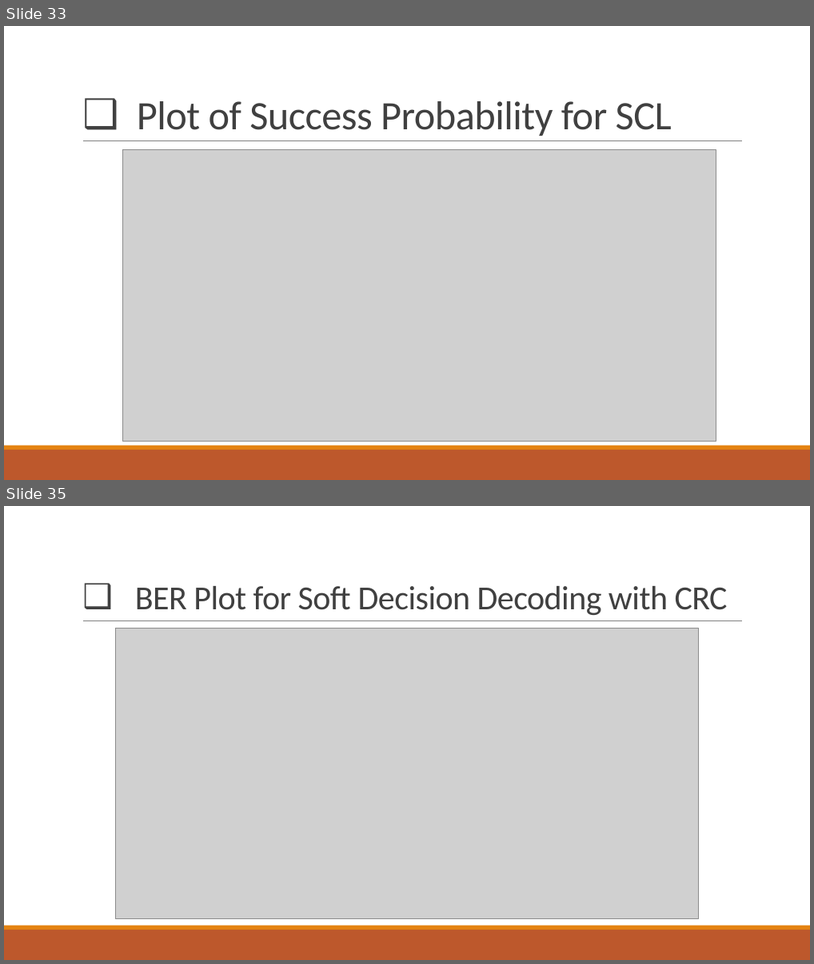
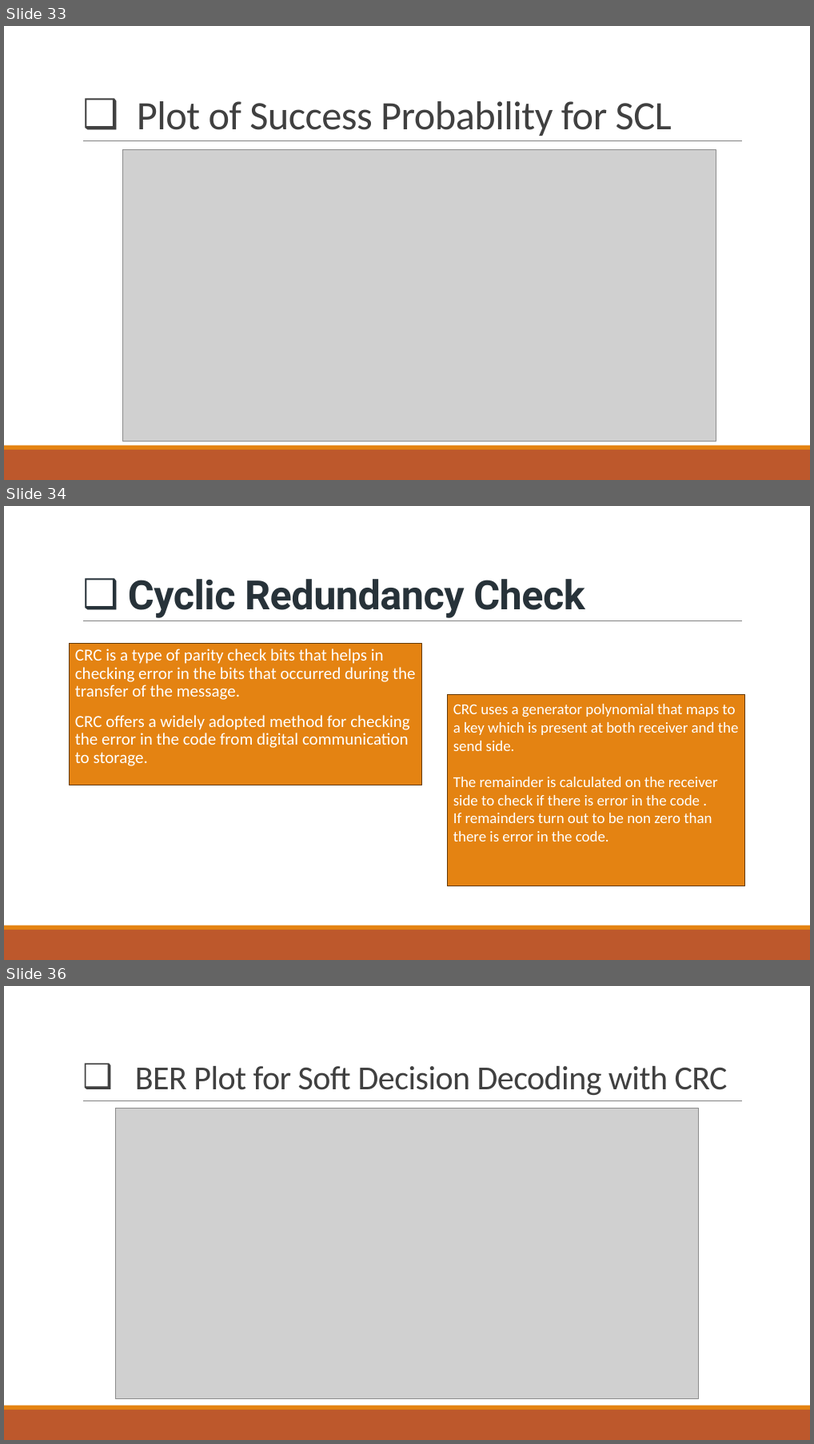
Before and after one commit to Jeet-Desai/Polar-Codes, a slide deck: Project_Presentation.pptx. Shown one above the other, each under a label of ours: slides 33 and 35 before the commit, slides 33, 34 and 36 after it; the slides between them are not shown. The pictures are 814x964 and 814x1444 pixels, drawn with LibreOffice and Linux fonts; fonts in the diff are those of the drawing; grey boxes stand for pictures. Boxes give left, top, right and bottom in pixels: in the first picture for what was removed or moved away, otherwise in the second. Text is boxed around its words. In the diff, an @@ line names an element or a change of style, - is before the commit and + after.

```diff
--- a/Project_Presentation.pptx
+++ b/Project_Presentation.pptx
@@ slide 34 added at (4,506,810,960), background #FFFFFF; not listed: 3 template elements that a slide beside it also shows @@
@@ title added at (128,579,585,618), 48 pt, text #273239, bold @@
+❑ Cyclic Redundancy Check
@@ text added at (70,644,422,785), fill #E48312, outline #643908 1.25 pt, 20 pt, text #FFFFFF @@
+  CRC is a type of parity check bits that helps in checking error in the bits that occurred during the transfer of the message.
+• CRC offers a widely adopted method for checking the error in the code from digital communication to storage.
@@ rectangle added at (447,695,745,886), fill #E48312, outline #643908 1.25 pt, 18 pt, text #FFFFFF @@
+CRC uses a generator polynomial that maps to a key which is present at both receiver and the send side.
+The remainder is calculated on the receiver side to check if there is error in the code .
+If remainders turn out to be non zero than there is error in the code.
@@ what was slide 35 is now slide 36 @@
```
Also in this commit, not shown: 4 slides changed, 2 other slides added, 2 slides removed.
